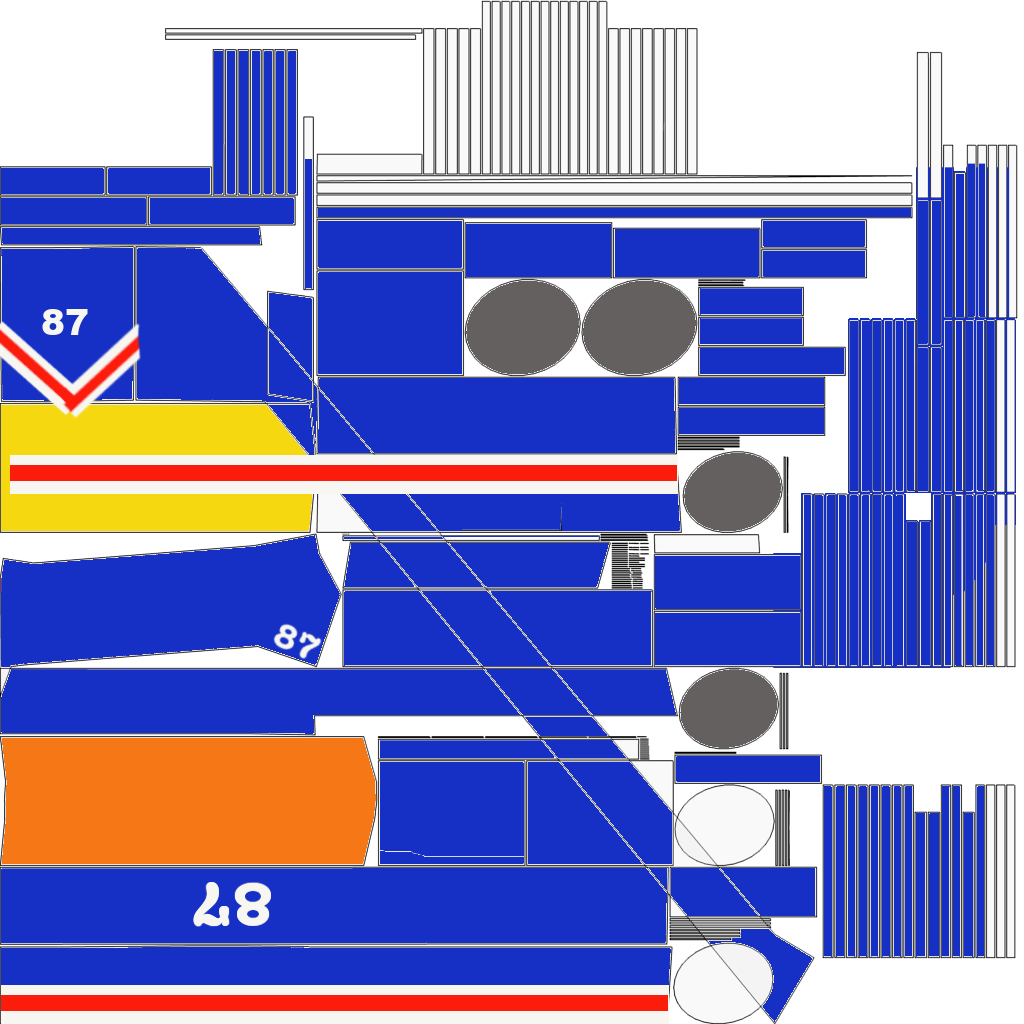
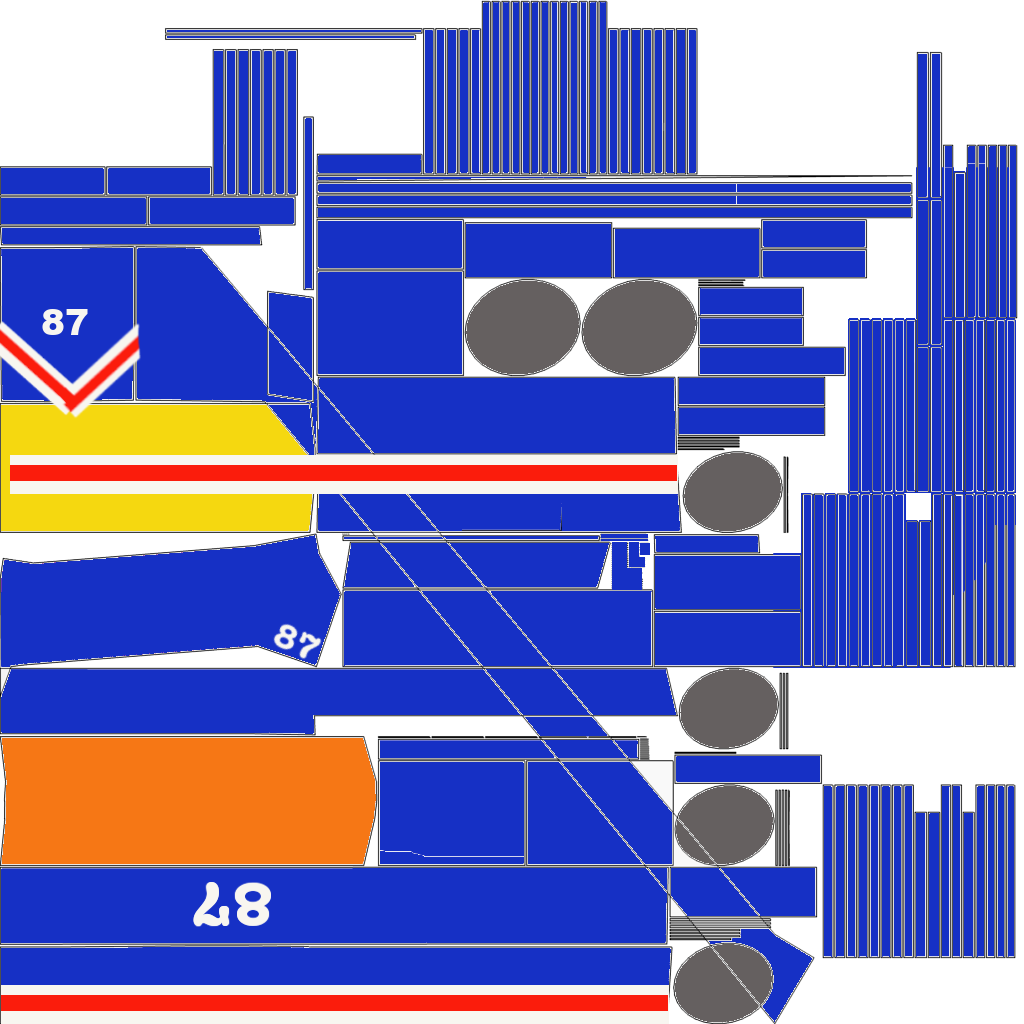
The second 1024px x 1024px image is a revision of the first. Changes to its layers:
painted on "GT22Body.png" over (167, 2, 1016, 1023)
